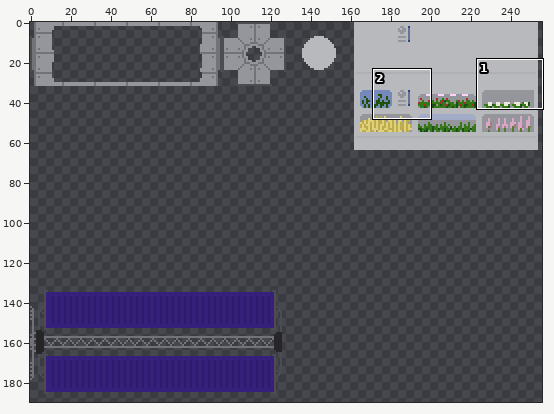
File history of a sprite sheet, android/assets/img/station.png. The picture above shows the old version from afar; the outline marks the close-up.
Close-up. Before:
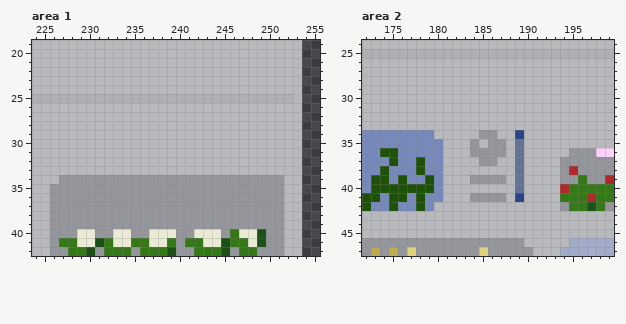
The file is 256x256 pixels. Colours within 5 levels of each other are drawn and written as one. Shown: area 1: x 224..255, y 19..42; area 2: x 172..199, y 24..47. The wide view leaves out empty margins.
The same view after the edit:
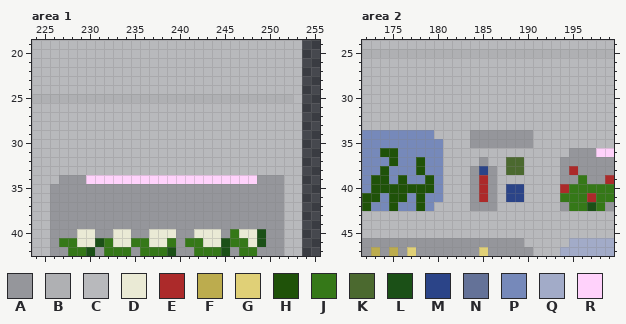
Palette (. is transparent): A #95969b  B #afb0b3  C #b8b9bc  D #eaead5  E #ac2a2a  F #bcac4e  G #e0d077  H #1f5209  J #357818  K #4b692f  L #1b5017  M #2b4488  N #647298  P #7689ba  Q #a2abc8  R #ffd2fb
Edits made:
Area 1:
The edit turns colour A into colour R in row 34 at x 230 to 248.
Area 2:
The edit turns colour C into colour A in row 34 at x 184, 187 to 188 and 190; in row 35 at x 185, 188 and 190; in row 38 at x 184 and 186; in row 40 at x 184 and 186; in row 42 at x 184 to 186.
The edit turns colour M into colour A in row 34 at x 189.
The edit turns colour N into colour A in row 35 at x 189.
The edit turns colour A into colour C in row 36 at x 184 to 187; in row 37 at x 186; in row 39 at x 187; in row 41 at x 187.
The edit turns colour N into colour C in row 36 at x 189; in row 39 at x 189.
The edit turns colour A into colour E in row 39 at x 185; in row 41 at x 185.
The edit turns colour C into colour E in row 40 at x 185.
The edit turns colour C into colour K in rows 37 to 38 at x 188.
The edit turns colour N into colour K in rows 37 to 38 at x 189.
The edit turns colour C into colour M in row 38 at x 185; in rows 40 to 41 at x 188.
The edit turns colour N into colour M in row 40 at x 189.
